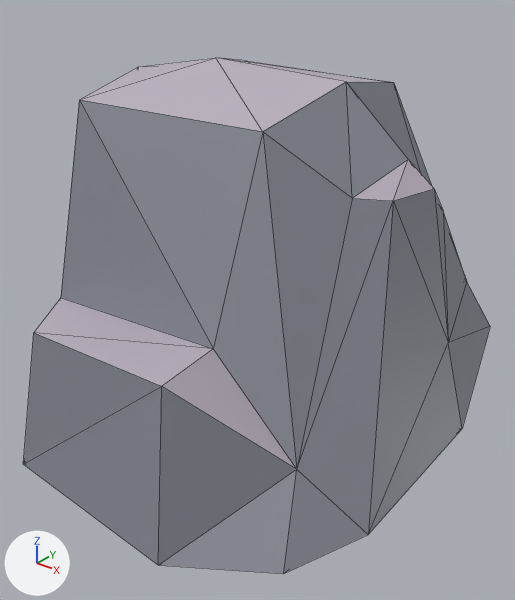
Renders of the glTF model assets/models/nature/Rock_Snow_5.lod1.glb from each side of a commit.
Rendered twice from a 50 mm lens placed at (0.65, -0.859, 0.759), pointed at (-0.008, -0.037, 0.25). Every picture has the same lights, and +X, +Y and +Z are marked at lower left. The picture after the commit comes second. Mesh edges are drawn as thin lines. Vertices at exactly the same position are counted once.

Script lines for the objects in view, before the commit:
```python
me_cube_076 = bpy.data.meshes.new('Cube.076')
me_cube_076.from_pydata(...)  # 33 vertices, 62 faces; spans x -0.323..0.329, y -0.43..0.484, z 0.013..0.618
# faces by material slot: [49, 13]
me_cube_076.materials.append(mat_rock)  # grey #878b96
me_cube_076.materials.append(mat_snow)  # light grey #bcb3c0
ob_rock_snow_5 = bpy.data.objects.new('Rock_Snow_5', me_cube_076)
ob_rock_snow_5.location = (0.0, 0.0, 0.0)
```
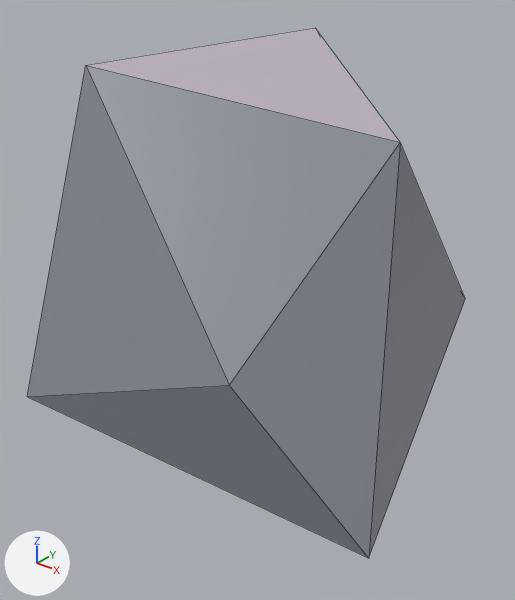
Boxes [x1, y1, x2, y2] around the edits, measured in the pictures (515 x 600 px):
```json
{"object": "Rock_Snow_5", "change": "reshaped", "before": [24, 57, 490, 574], "after": [27, 28, 465, 558]}
```

The change, as JSON lines over the scene's bpy script:
```json
{"block": "me_cube_076", "where": "# used by ob_rock_snow_5; location = (0.0, 0.0, 0.0)"}
{"op": "remove", "block": "me_cube_076", "code": "me_cube_076.from_pydata(...)  # 33 vertices, 62 faces; spans x -0.323..0.329, y -0.43..0.484, z 0.013..0.618"}
{"op": "add", "block": "me_cube_076", "code": "me_cube_076.from_pydata(...)  # 8 vertices, 12 faces; spans x -0.283..0.345, y -0.341..0.484, z 0.083..0.645"}
{"block": "me_cube_076", "change": "me_cube_076 part 1: the whole mesh is rebuilt"}
```
